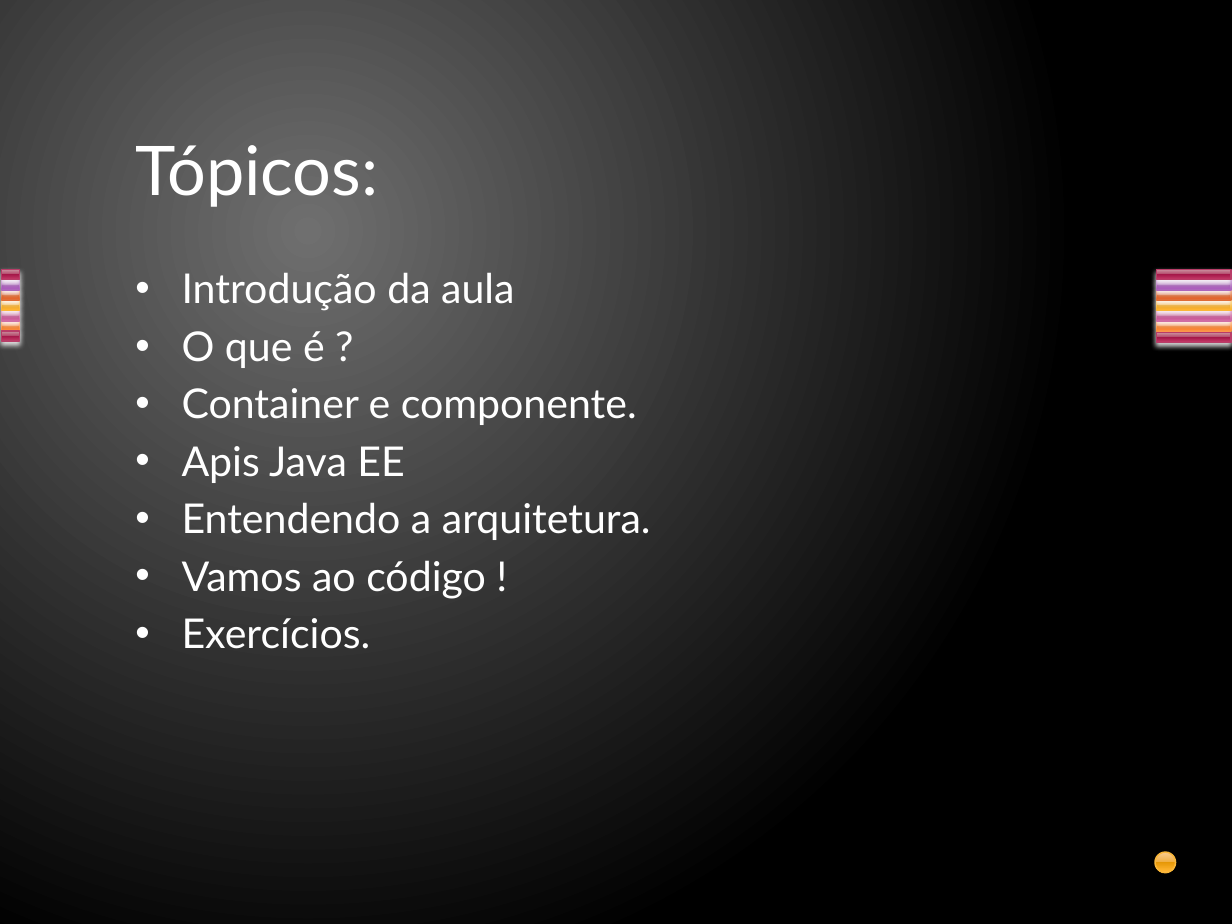
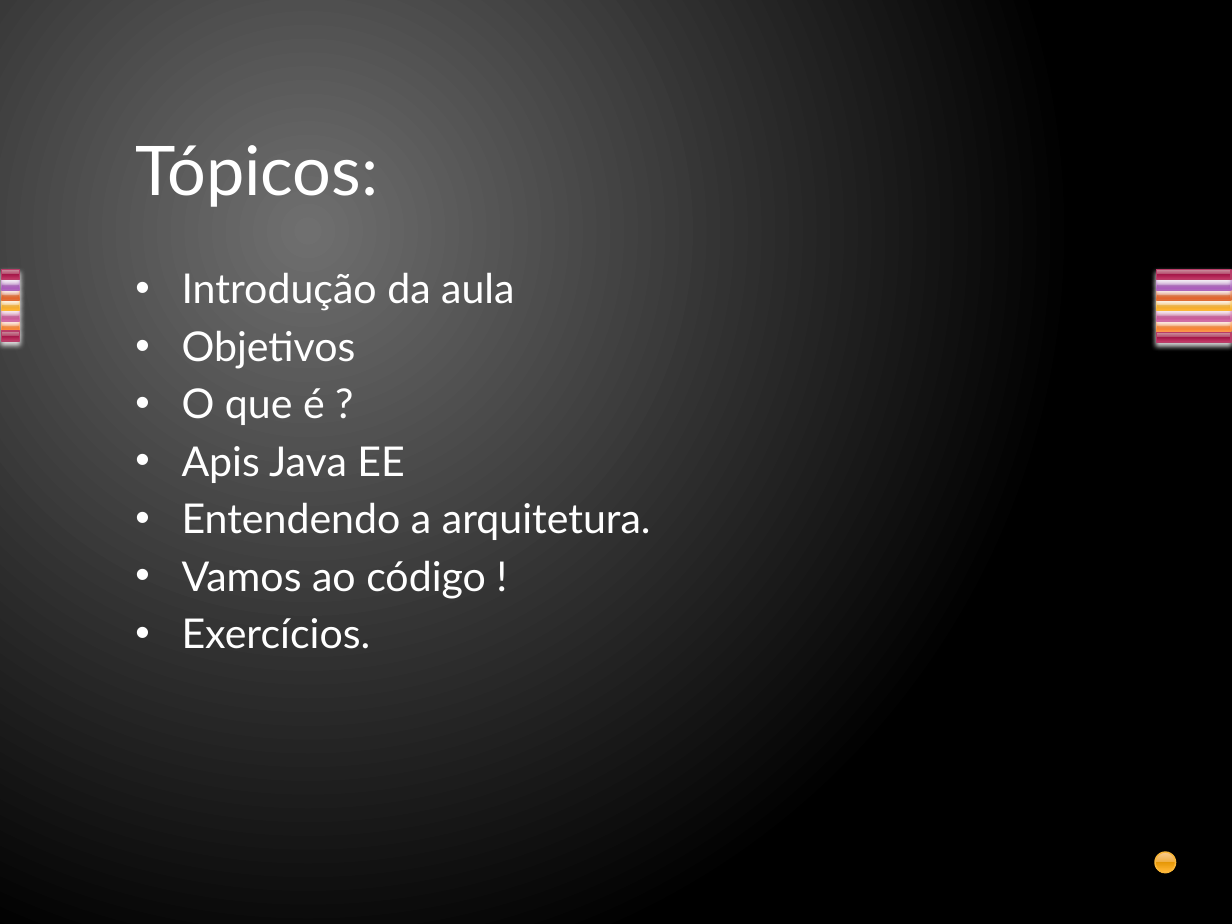
Before and after one commit to davirj9/javaAvancado, a slide deck: slide 2 of AulasAvancado/src/main/resources/br/com/Aula2/Servlets.pptx. Drawn at 1232x924 pixels with LibreOffice and Linux fonts; fonts in the diff are those of the drawing. Boxes give left, top, right and bottom in pixels: in the first picture for what was removed or moved away, otherwise in the second. Text is boxed around its words. In the diff, an @@ line names an element or a change of style, - is before the commit and + after.

```diff
--- a/AulasAvancado/src/main/resources/br/com/Aula2/Servlets.pptx
+++ b/AulasAvancado/src/main/resources/br/com/Aula2/Servlets.pptx
@@ text at <box>182,330,356,369</box>: paragraph added @@
+• Objetivos
@@ text at <box>182,388,637,425</box>: paragraph removed @@
-• Container e componente.
```
Also in this commit, not shown: 2 other slides changed, 7 slides added, 8 slides removed, 2 other files.
